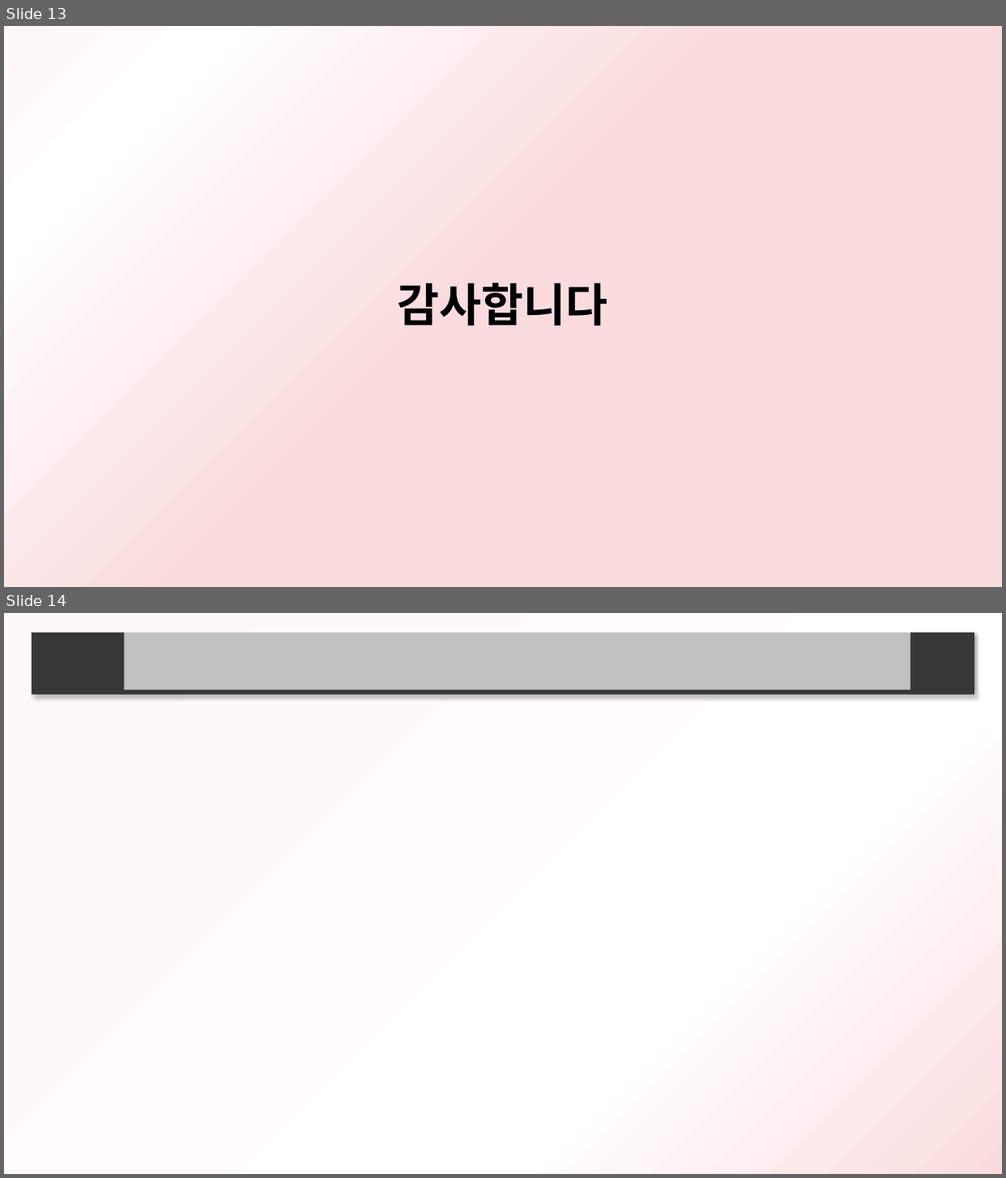
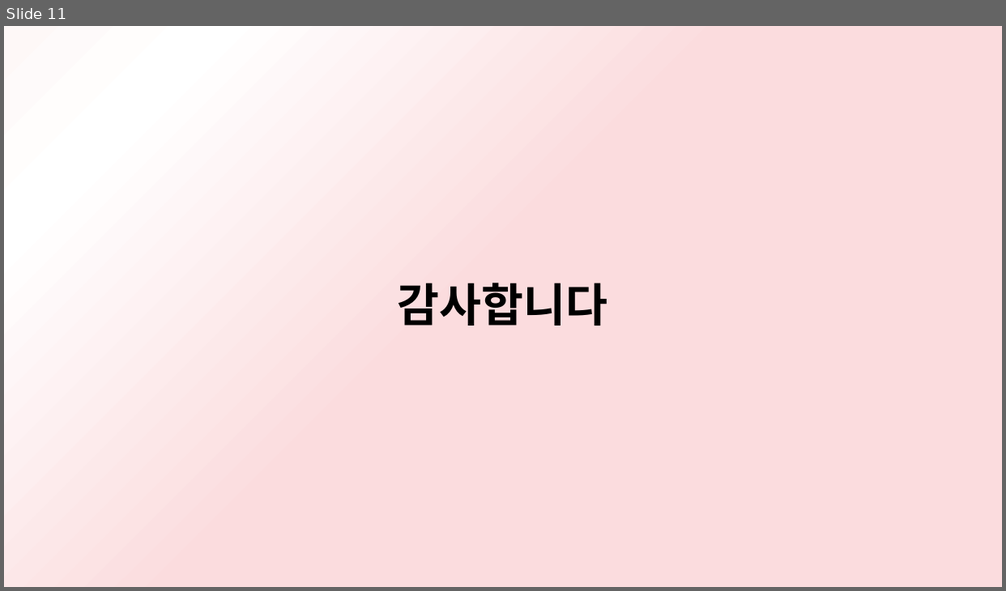
Before and after one commit to 2015184012Bang/KPU_TeamProject, a slide deck: ProjectPlan/중간발표/하트비트_방종혁_장규현_김명규.pptx. Shown one above the other, each under a label of ours: slides 13 and 14 before the commit, slide 11 after it. The pictures are 1006x1178 and 1006x591 pixels, drawn with LibreOffice and Linux fonts; fonts in the diff are those of the drawing. Boxes give left, top, right and bottom in pixels: in the first picture for what was removed or moved away, otherwise in the second. Text is boxed around its words. In the diff, an @@ line names an element or a change of style, - is before the commit and + after.

```diff
--- a/ProjectPlan/중간발표/하트비트_방종혁_장규현_김명규.pptx
+++ b/ProjectPlan/중간발표/하트비트_방종혁_장규현_김명규.pptx
@@ slide 14 removed at (4, 613, 1002, 1174), background gradient #FEF8F7 to #FFFFFF to #FBDCDE @@
@@ rectangle removed at (32, 632, 125, 690) @@
@@ rectangle removed at (125, 632, 975, 690) @@
@@ rectangle removed at (910, 632, 974, 690) @@
@@ rounded rectangle removed at (32, 690, 975, 695) @@
@@ what was slide 13 is now slide 11 @@
```
Also in this commit, not shown: 8 slides changed, 3 slides added, 2 other slides removed.
